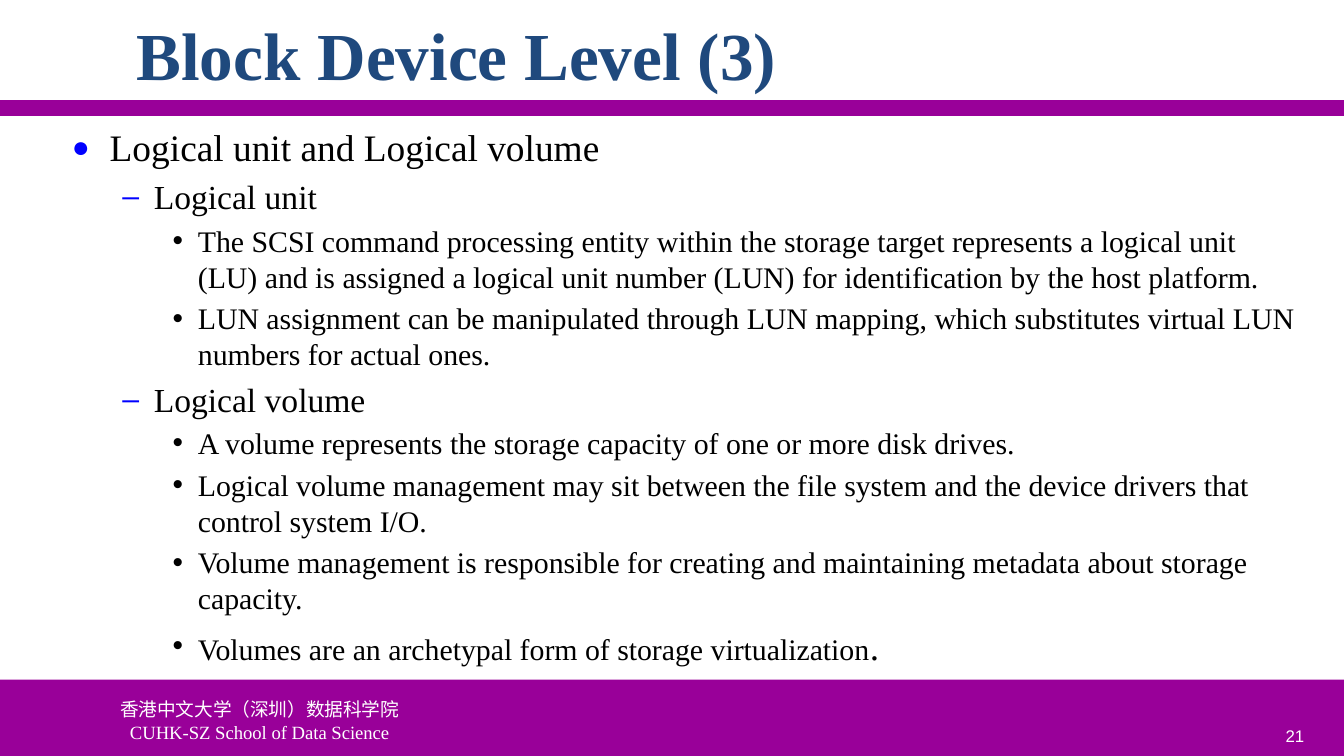
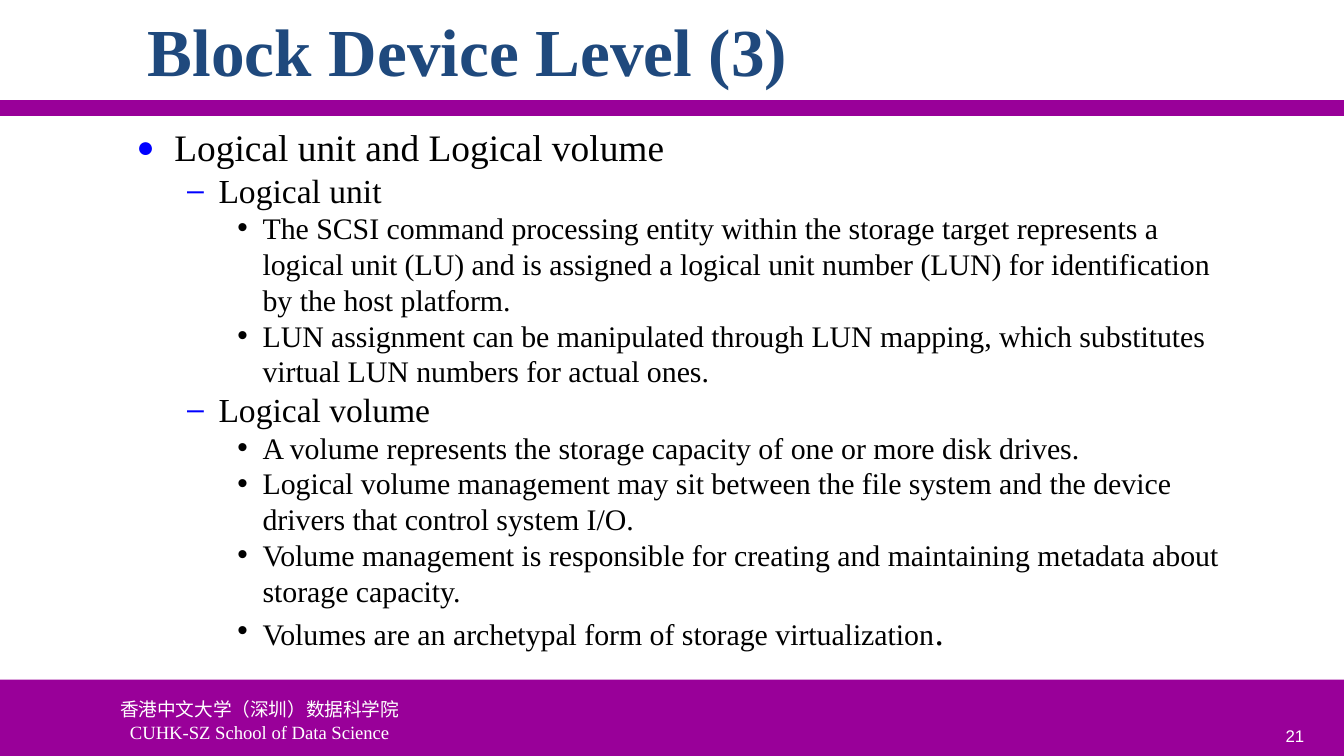
Before and after one commit to ychung1103/ychung1103.github.io, a slide deck: slide 21 of Slides/CSC6103/VT-05 Storage Virtualization.pptx. Drawn at 1344x756 pixels with LibreOffice and Linux fonts; fonts in the diff are those of the drawing; background and template pictures are left out. Boxes give left, top, right and bottom in pixels: in the first picture for what was removed or moved away, otherwise in the second. Text is boxed around its words. In the diff, an @@ line names an element or a change of style, - is before the commit and + after.

```diff
--- a/Slides/CSC6103/VT-05 Storage Virtualization.pptx
+++ b/Slides/CSC6103/VT-05 Storage Virtualization.pptx
@@ title "Block Device Level (3)" moved from (x1=137, y1=33, x2=776, y2=93) to (x1=148, y1=29, x2=787, y2=89) @@
@@ text "Logical unit and Logical volume" moved from (x1=110, y1=135, x2=1294, y2=666) to (x1=174, y1=135, x2=1218, y2=651) @@
@@ text "Logical unit and Logical volume" at (x1=174, y1=135, x2=1218, y2=651): less space between paragraphs @@
```
Also in this commit, not shown: 97 other slides changed, 2 other files.
